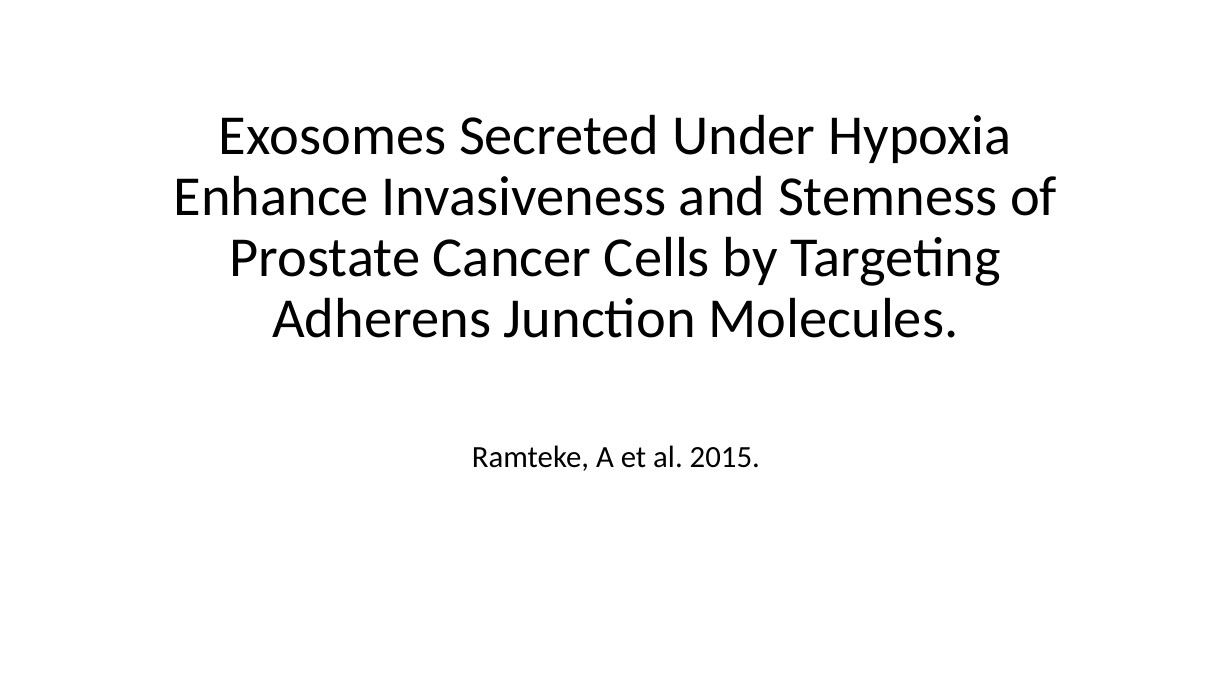
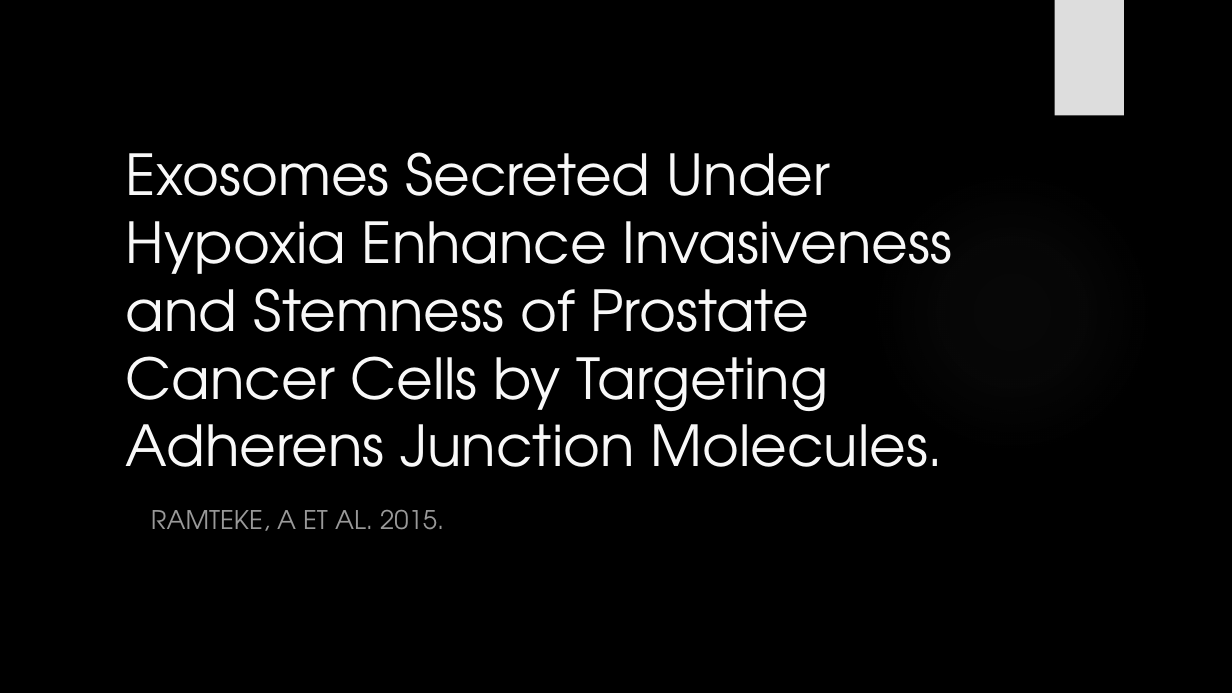
Before and after one commit to HarleyRobinson/Honours2, a slide deck: slide 1 of BackgroundInfo/JCslides.pptx. Drawn at 1232x693 pixels with LibreOffice and Linux fonts; fonts in the diff are those of the drawing; background and template pictures are left out. Boxes give left, top, right and bottom in pixels: in the first picture for what was removed or moved away, otherwise in the second. Text is boxed around its words. In the diff, an @@ line names an element or a change of style, - is before the commit and + after.

```diff
--- a/BackgroundInfo/JCslides.pptx
+++ b/BackgroundInfo/JCslides.pptx
@@ background #FFFFFF to picture (left out) @@
@@ rectangle added at box(1055, 0, 1124, 116), fill #DDDDDD @@
@@ title "Exosomes Secreted Under Hypoxia Enhance ...": place and size @@
-title "Exosomes Secreted Under Hypoxia Enhance ..." at box(174, 114, 1057, 338)
+title "Exosomes Secreted Under Hypoxia Enhance ..." at box(126, 152, 952, 467)
@@ title "Exosomes Secreted Under Hypoxia Enhance ..." at box(126, 152, 952, 467): font Calibri to TeX Gyre Adventor, text colour #000000 to #F8F8F8; alignment centre to left; line spacing 0.9 to 1 @@
@@ ellipse added at box(870, 169, 1154, 454), fill gradient #666666 @@
@@ subtitle at box(151, 510, 444, 531): text changed; size 24 to 20 pt; font Calibri to TeX Gyre Adventor; text colour #000000 to #999999 @@
-Ramteke, A et al. 2015.
+RAMTEKE, A ET AL. 2015.
```
Also in this commit, not shown: 10 other slides changed, 3 slides added, 3 slides removed, 5 other files.
